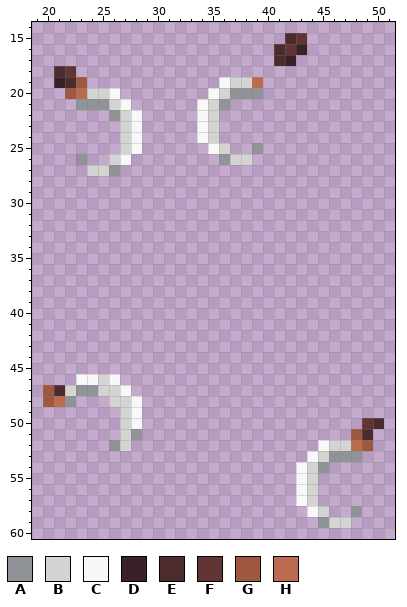
Two states of a pixel-art sprite, Resources/Textures/_CP14/Objects/Weapons/Melee/Sickle/sickle.rsi/inhand-left.png. That is the earlier state.
The file is 64x64 pixels. Shown: x 19..51, y 14..60.
Palette (. is transparent): A #909398  B #d4d4d2  C #f8f8f8  D #3a2127  E #4c2b2e  F #623434  G #9f5840  H #bd6b4f
After:
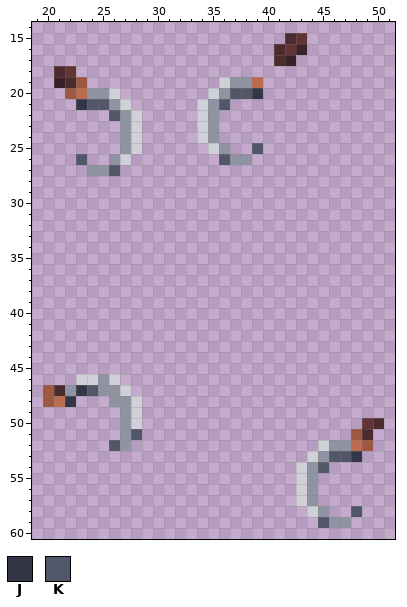
Colours new in this view: J #333646  K #525669
What changed:
Colour B changes from #d4d4d2 to #9093a1.
Colour C changes from #f8f8f8 to #d0d0d9.
The edit turns colour A into colour J in row 20 at x 39; in row 21 at x 23; in row 47 at x 23; in row 48 at x 22; in row 53 at x 48.
The edit turns colour A into colour K in row 20 at x 37 to 38; in row 21 at x 24 to 25 and 36; in row 22 at x 26; in row 25 at x 39; in row 26 at x 23 and 36; in row 27 at x 26.
The edit turns colour A into colour K in row 47 at x 24; in row 51 at x 28; in row 52 at x 26; in row 53 at x 46 to 47; in row 54 at x 45; in row 58 at x 48.
The edit turns colour A into colour K in row 59 at x 45.
